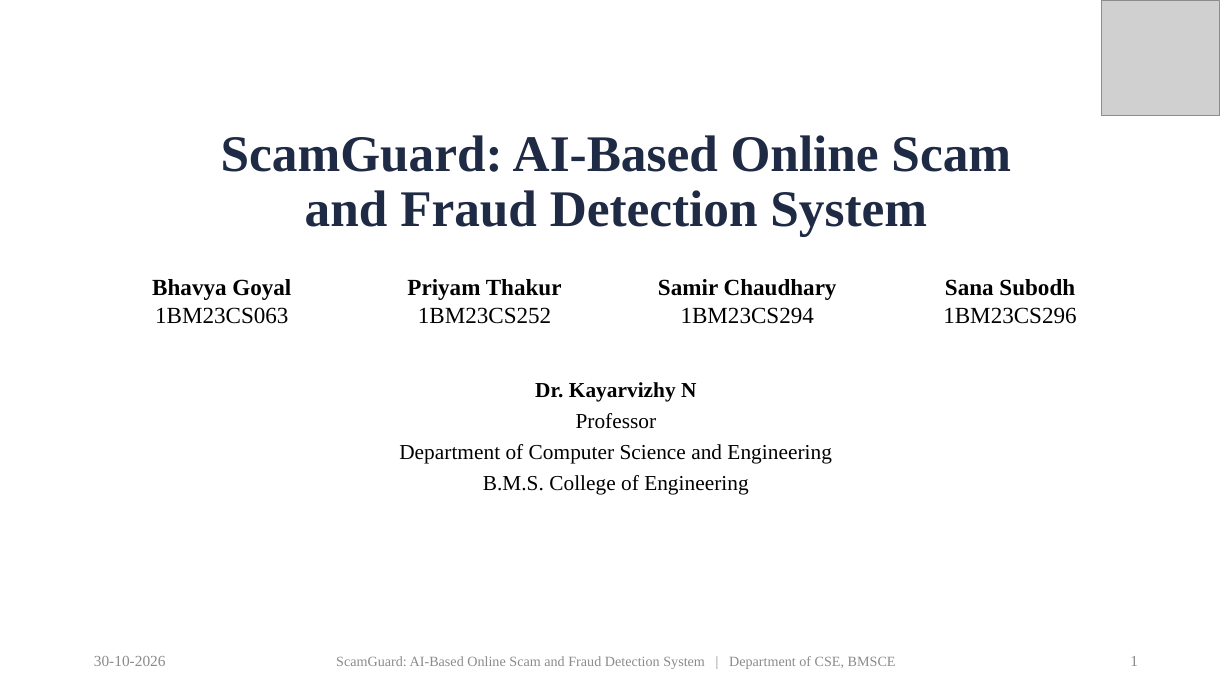
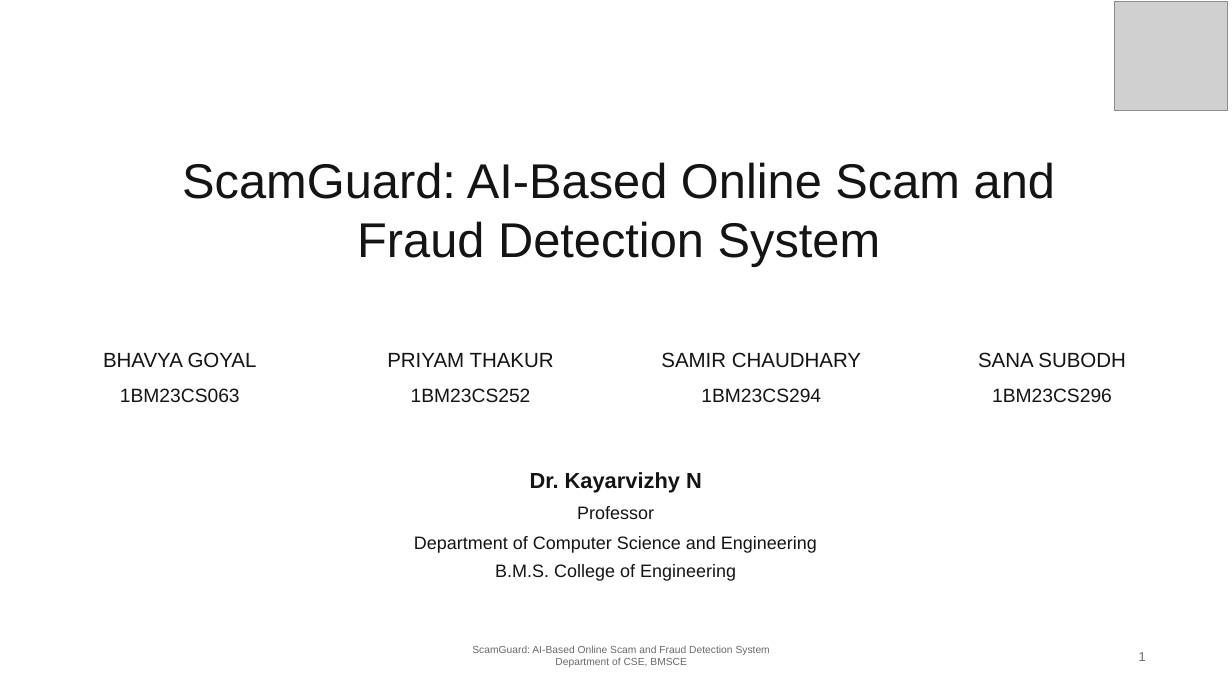
Before and after one commit to priyamthakur275/ScamGuard-AI, a slide deck: slide 1 of docs/presentation/ScamGuard_Final_Presentation.pptx. Drawn at 1232x693 pixels with LibreOffice and Linux fonts; fonts in the diff are those of the drawing; grey boxes stand for pictures. Boxes give left, top, right and bottom in pixels: in the first picture for what was removed or moved away, otherwise in the second. Text is boxed around its words. In the diff, an @@ line names an element or a change of style, - is before the commit and + after.

Commit message:
Restructure project report and presentation to the department format

```diff
--- a/docs/presentation/ScamGuard_Final_Presentation.pptx
+++ b/docs/presentation/ScamGuard_Final_Presentation.pptx
@@ picture: place and size @@
-picture at (1102, 0, 1219, 116)
+picture at (1115, 2, 1227, 111)
@@ text "ScamGuard: AI-Based Online Scam and ..." at (182, 162, 1055, 266): vertical alignment bottom to middle @@
@@ text at (182, 162, 1055, 266): text changed; size 40 to 38 pt; font Times New Roman to Arial; text colour #1F2A44 to #141414; bold off @@
-ScamGuard: AI-Based Online Scam
-and Fraud Detection System
+ScamGuard: AI-Based Online Scam and
+Fraud Detection System
@@ text at (103, 352, 257, 368): text changed; size 18 to 16 pt; font Times New Roman to Arial; text colour #000000 to #141414; bold off @@
-Bhavya Goyal
-1BM23CS063
+BHAVYA GOYAL
@@ text at (387, 353, 554, 368): text changed; size 18 to 16 pt; font Times New Roman to Arial; text colour #000000 to #141414; bold off @@
-Priyam Thakur
-1BM23CS252
+PRIYAM THAKUR
@@ text at (661, 352, 861, 368): text changed; size 18 to 16 pt; font Times New Roman to Arial; text colour #000000 to #141414; bold off @@
-Samir Chaudhary
-1BM23CS294
+SAMIR CHAUDHARY
@@ vertical alignment top to middle in 4 elements at (387, 353, 554, 368), (661, 352, 861, 368), (103, 352, 257, 368), (978, 352, 1126, 368) @@
@@ text at (978, 352, 1126, 368): text changed; size 18 to 16 pt; font Times New Roman to Arial; text colour #000000 to #141414; bold off @@
-Sana Subodh
-1BM23CS296
+SANA SUBODH
@@ text added at (120, 388, 240, 402), 15 pt, text #141414 @@
+1BM23CS063
@@ subtitle removed at (399, 382, 831, 495) @@
-Dr. Kayarvizhy N
-Professor
-Department of Computer Science and Engineering
-B.M.S. College of Engineering
@@ text added at (411, 388, 531, 402), 15 pt, text #141414 @@
+1BM23CS252
@@ text added at (701, 388, 821, 403), 15 pt, text #141414 @@
+1BM23CS294
@@ text added at (992, 388, 1112, 402), 15 pt, text #141414 @@
+1BM23CS296
@@ text added at (530, 472, 702, 493), 17 pt, text #141414, bold @@
+Dr. Kayarvizhy N
@@ text added at (577, 506, 654, 519), 14 pt, text #141414 @@
+Professor
@@ text added at (414, 536, 817, 553), 14 pt, text #141414 @@
+Department of Computer Science and Engineering
@@ text added at (495, 564, 736, 581), 14 pt, text #141414 @@
+B.M.S. College of Engineering
@@ text removed at (94, 656, 166, 666) @@
-30-10-2026
@@ text at (472, 645, 770, 667): text changed; size 11 to 8 pt; font Times New Roman to Arial; text colour #8C8C8C to #696969 @@
-ScamGuard: AI-Based Online Scam and Fraud Detection System | Department of CSE, BMSCE
+ScamGuard: AI-Based Online Scam and Fraud Detection System
+Department of CSE, BMSCE
@@ text "1" at (1139, 652, 1146, 661): size 12 to 10 pt, font Times New Roman to Arial, text colour #8C8C8C to #696969 @@
```
Also in this commit, not shown: 5 other slides changed, 11 slides added, 23 slides removed, 51 other files.
